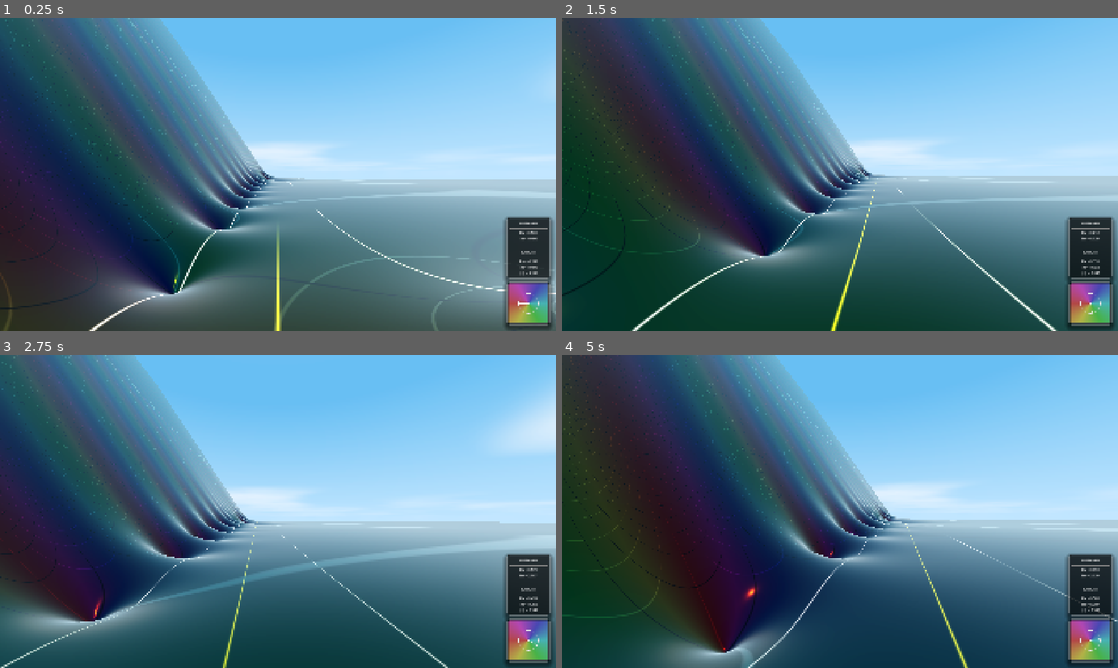
Above: before the commit, frames 1-4 (two rows, left to right).
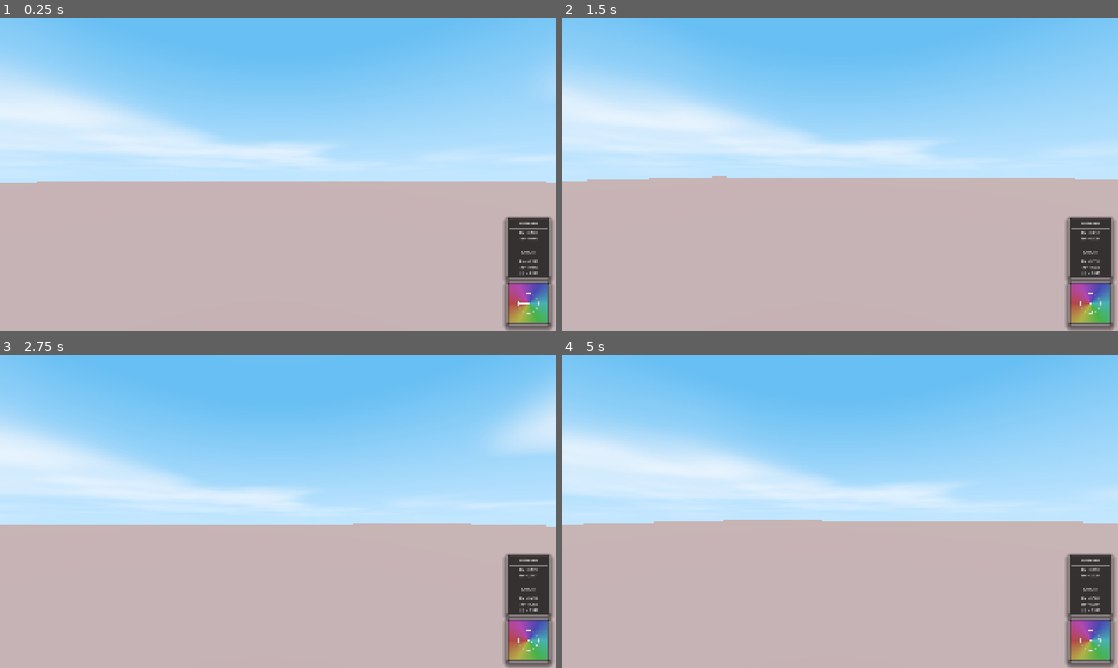
Above: after the commit, the same moments.

Repository: allanino/complex-functions-explorer
Game: Godot game, scene res://scenes/main.tscn
Two runs of this game, one before a commit and one after it. Both use one fixed random seed, a clock stepped at 60 frames per second and the inputs below.
Inputs (mouse positions are in pixels of both pictures, inside the frame that each line leads up to):
- Up to frame 1 (0.25 s): no input
- Up to frame 2 (1.5 s): tap Enter at 0.5 s; move the mouse to (867, 174) at 0.52 s; hold W (move_forward) from 0.53 s (still down); tap G at 0.6 s; tap Space at 0.77 s; move the mouse to (812, 174) at 1.27 s; tap N at 1.35 s
- Up to frame 3 (2.75 s): keep holding W (move_forward); tap Space at 1.52 s; move the mouse to (289, 505) at 2.02 s; tap C at 2.1 s
- Up to frame 4 (5 s): keep holding W (move_forward); move the mouse to (834, 517) at 2.77 s; tap Shift at 2.85 s; tap Space at 3.02, 3.77, 4.52 s; move the mouse to (878, 514) at 3.52 s; hold Ctrl 3.53-4.28 s; move the mouse to (795, 508) at 4.27 s; tap G at 4.35 s

The runs differ from the first frame. In frame 1, 66% of the frame differs, in the area x 0-100%, y 0-100%; in frame 2, 71%; in frame 3, 63%; in frame 4, 72%.

Commit message:
Add Dedekind eta function with analytical derivatives and HUD support.
Co-authored-by: allanino <5325241+allanino@users.noreply.github.com>

Diff:
--- a/scripts/field.gd
+++ b/scripts/field.gd
@@ -9,7 +9,7 @@
 static var golden_hour: bool = false
 static var day_night_cycle: bool = false
 static var shadows_enabled: bool = false
-static var function_type: int = 0 # 0: Zeta, 1: Sin, 2: Cos, 3: Tan, 4: Exp, 5: Log, 6: Rational
+static var function_type: int = 0 # 0: Zeta, 1: Dedekind Eta, 2: Sin, 3: Cos, 4: Tan, 5: Exp, 6: Log, 7: Rational
 static var height_type: int = 0 # 0: Log, 1: Abs
 static var height_a: float = 3.0
 static var height_epsilon: float = 1.0
@@ -102,6 +102,28 @@
 
 	return complex_div(eta, denom)
 
+static func dedekind_eta(sigma: float, t: float) -> Vector2:
+	# eta(tau) = exp(pi * i * tau / 12) * product_{n=1}^inf (1 - exp(2 * pi * i * n * tau))
+	# Let tau = sigma + i*t
+	# pi * i * tau / 12 = pi * i * (sigma + i*t) / 12 = (-pi * t / 12) + i * (pi * sigma / 12)
+	var factor = complex_exp(-PI * t / 12.0, PI * sigma / 12.0)
+
+	var prod = Vector2(1.0, 0.0)
+	var q_re_base = -2.0 * PI * t
+	var q_im_base = 2.0 * PI * sigma
+
+	for n in range(1, iterations + 1):
+		var nf = float(n)
+		var term_exp = complex_exp(nf * q_re_base, nf * q_im_base)
+		var term = Vector2(1.0, 0.0) - term_exp
+		prod = complex_mul(prod, term)
+
+		# Convergence check: if q^n is extremely small, 1-q^n is basically 1
+		if nf > 10 and term_exp.length() < 1e-12:
+			break
+
+	return complex_mul(factor, prod)
+
 static func complex_sin(sigma: float, t: float) -> Vector2:
 	return Vector2(
 		sin(sigma) * cosh(t),
@@ -157,16 +179,18 @@
 	if function_type == 0:
 		return zeta(sigma, t)
 	elif function_type == 1:
+		return dedekind_eta(sigma, t)
+	elif function_type == 2:
 		return complex_sin(sigma, t)
-	elif function_type == 2:
+	elif function_type == 3:
 		return complex_cos(sigma, t)
-	elif function_type == 3:
+	elif function_type == 4:
 		return complex_tan(sigma, t)
-	elif function_type == 4:
+	elif function_type == 5:
 		return complex_exp(sigma, t)
-	elif function_type == 5:
+	elif function_type == 6:
 		return complex_log(sigma, t)
-	elif function_type == 6:
+	elif function_type == 7:
 		return get_rational(sigma, t)
 
 	return Vector2.ZERO
--- a/scripts/hud.gd
+++ b/scripts/hud.gd
@@ -63,6 +63,7 @@
 
 	func_button.clear()
 	func_button.add_item("Zeta")
+	func_button.add_item("Dedekind Eta")
 	func_button.add_item("Sin")
 	func_button.add_item("Cos")
 	func_button.add_item("Tan")
@@ -139,8 +140,8 @@
 		Input.mouse_mode = Input.MOUSE_MODE_CAPTURED
 
 func _on_func_selected(index):
-	rational_container.visible = (index == 6)
-	iter_container.visible = (index == 0)
+	rational_container.visible = (index == 7)
+	iter_container.visible = (index == 0 or index == 1)
 	critical_checkbox.visible = (index == 0)
 	hud_zeros_checkbox.visible = (index == 0)
 	auto_walk_checkbox.visible = (index == 0)
@@ -212,7 +213,7 @@
 
 	apply_aa()
 
-	if Field.function_type == 6:
+	if Field.function_type == 7:
 		var expr = rational_input.text.replace(" ", "")
 		if "/" in expr:
 			var parts = expr.split("/")
Not shown, changed: shaders/field.gdshaderinc
